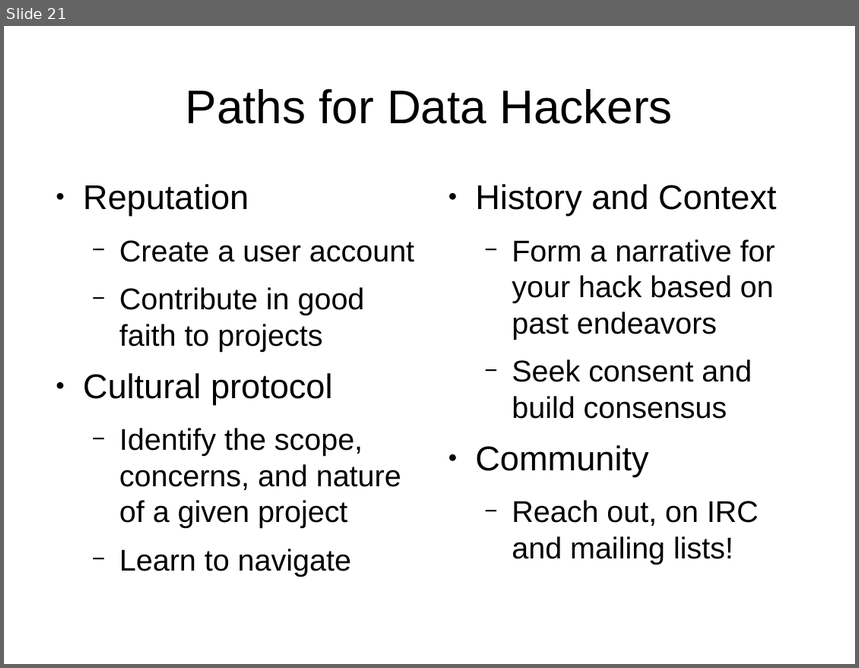
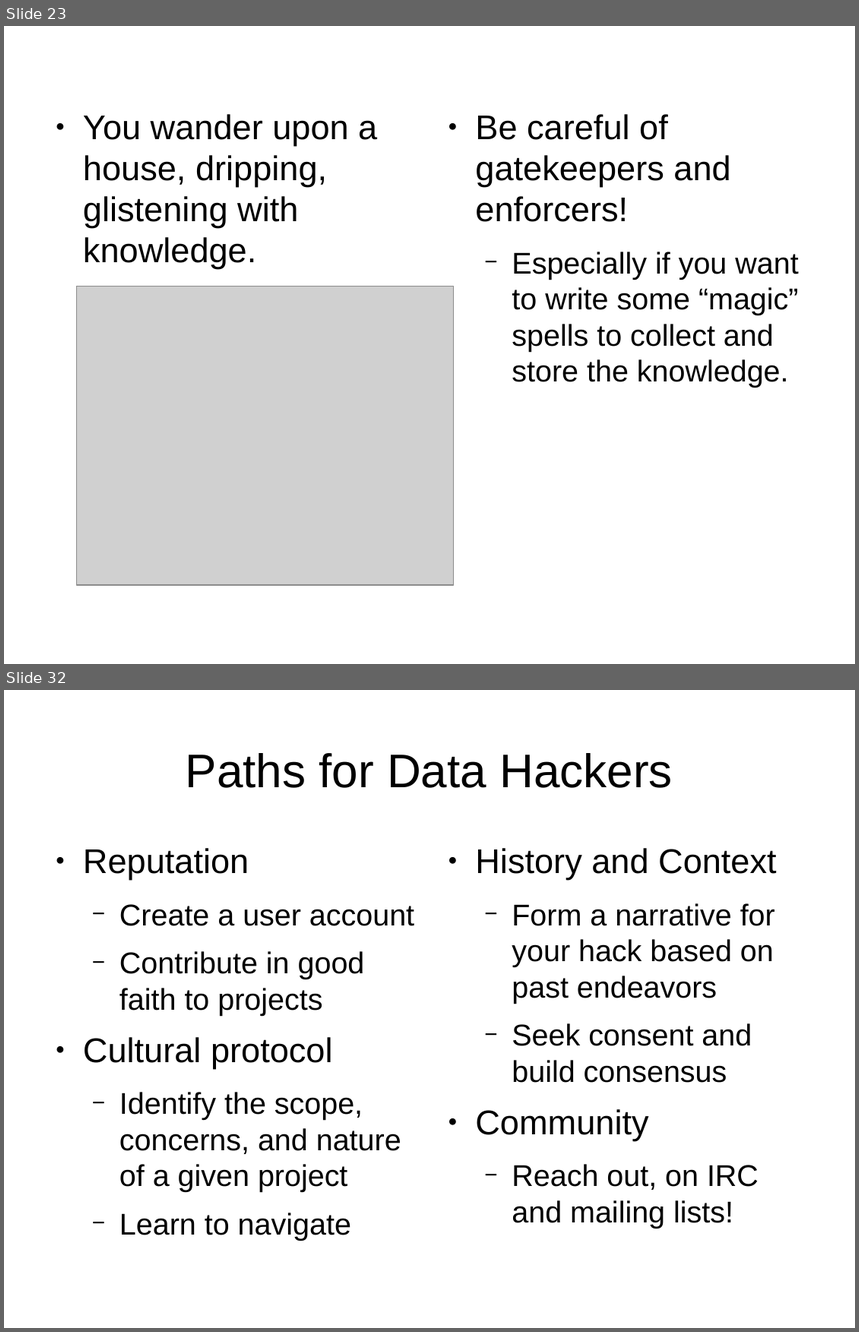
Before and after one commit to wpoa/OA-signalling, a slide deck: csvconf/csvconf_data-hacking_with_wikimedia_projects.odp. Shown one above the other, each under a label of ours: slide 21 before the commit, slides 23 and 32 after it; the slides between them are not shown. The pictures are 859x668 and 859x1332 pixels, drawn with LibreOffice and Linux fonts; fonts in the diff are those of the drawing; grey boxes stand for pictures. Boxes give left, top, right and bottom in pixels: in the first picture for what was removed or moved away, otherwise in the second. Text is boxed around its words. In the diff, an @@ line names an element or a change of style, - is before the commit and + after.

```diff
--- a/csvconf/csvconf_data-hacking_with_wikimedia_projects.odp
+++ b/csvconf/csvconf_data-hacking_with_wikimedia_projects.odp
@@ slide 23 added at (4,26,855,664), background #FFFFFF @@
@@ text added at (83,114,377,269), 32 pt, text #000000 @@
+● You wander upon a house, dripping, glistening with knowledge.
@@ text added at (475,114,799,388), 28 pt, text #000000 @@
+● Be careful of gatekeepers and enforcers!
+  − Especially if you want to write some “magic” spells to collect and store the knowledge.
@@ picture added at (77,287,454,586) @@
@@ what was slide 21 is now slide 32 @@
```
Also in this commit, not shown: 10 other slides added.
